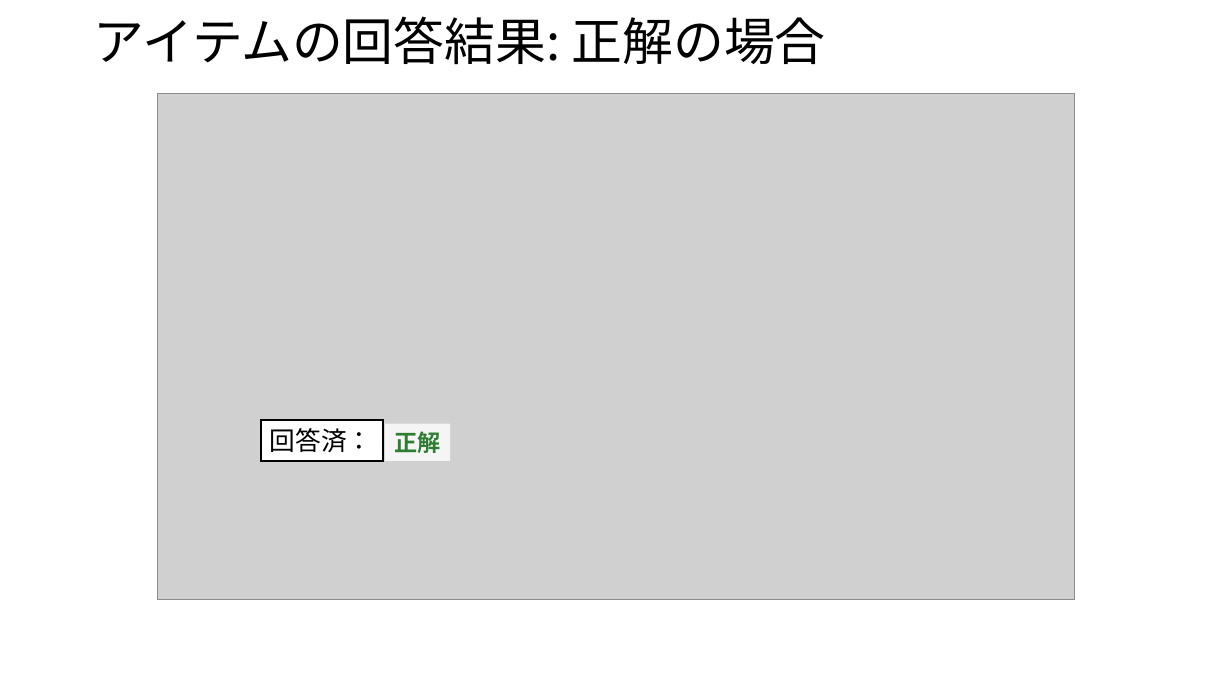
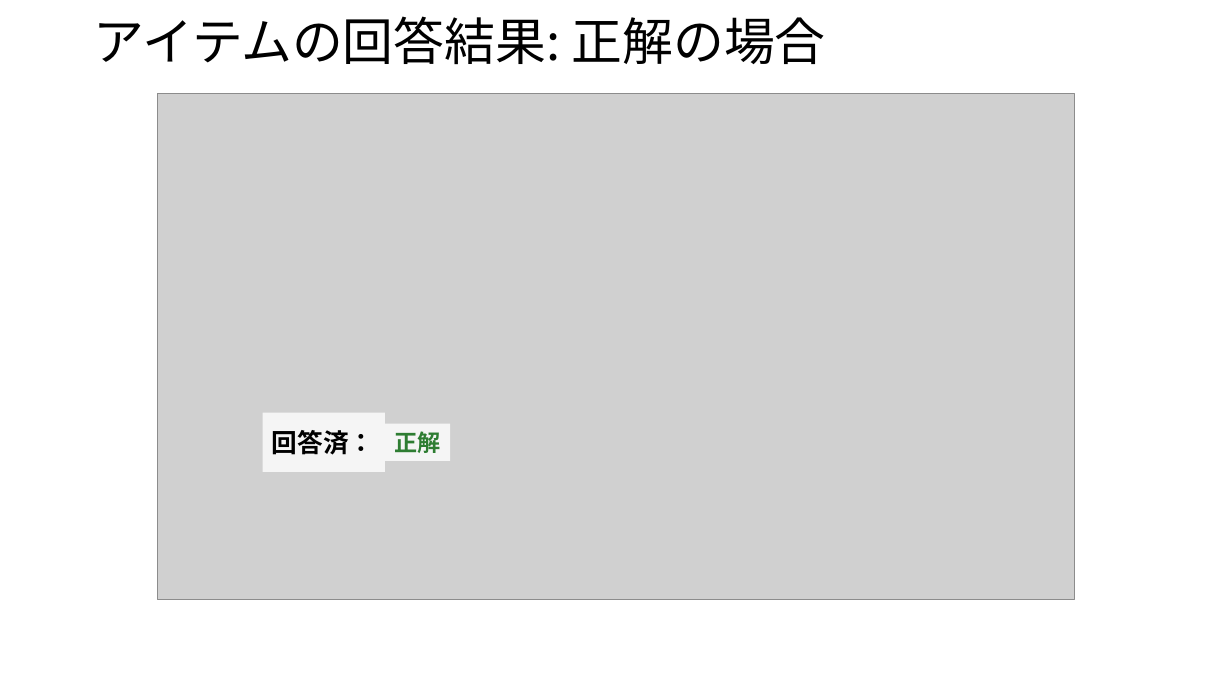
Before and after one commit to kergee3/qti-mock, a slide deck: slide 3 of docs/UI-Design.pptx. Drawn at 1232x693 pixels with LibreOffice and Linux fonts; fonts in the diff are those of the drawing; grey boxes stand for pictures. Boxes give left, top, right and bottom in pixels: in the first picture for what was removed or moved away, otherwise in the second. Text is boxed around its words. In the diff, an @@ line names an element or a change of style, - is before the commit and + after.

```diff
--- a/docs/UI-Design.pptx
+++ b/docs/UI-Design.pptx
@@ rectangle "回答済：": place and size @@
-rectangle "回答済：" at box(261, 421, 383, 461)
+rectangle "回答済：" at box(262, 412, 384, 471)
@@ rectangle "回答済：" at box(262, 412, 384, 471): bold on; vertical alignment top to middle; fill #FFFFFF to #F5F5F5; outline #000000 1.5 pt to none @@
```
Also in this commit, not shown: 1 other slide changed, 1 other file.
